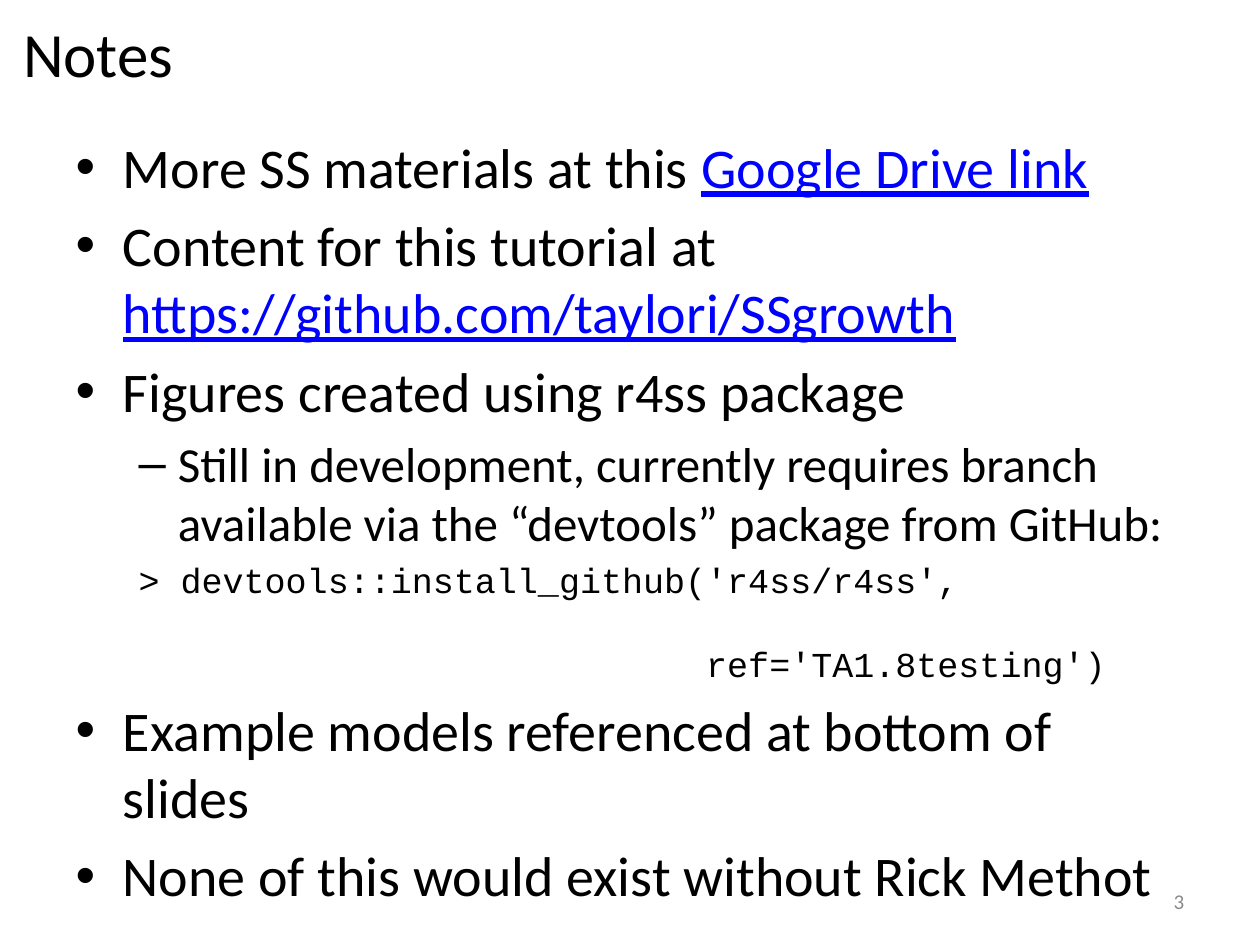
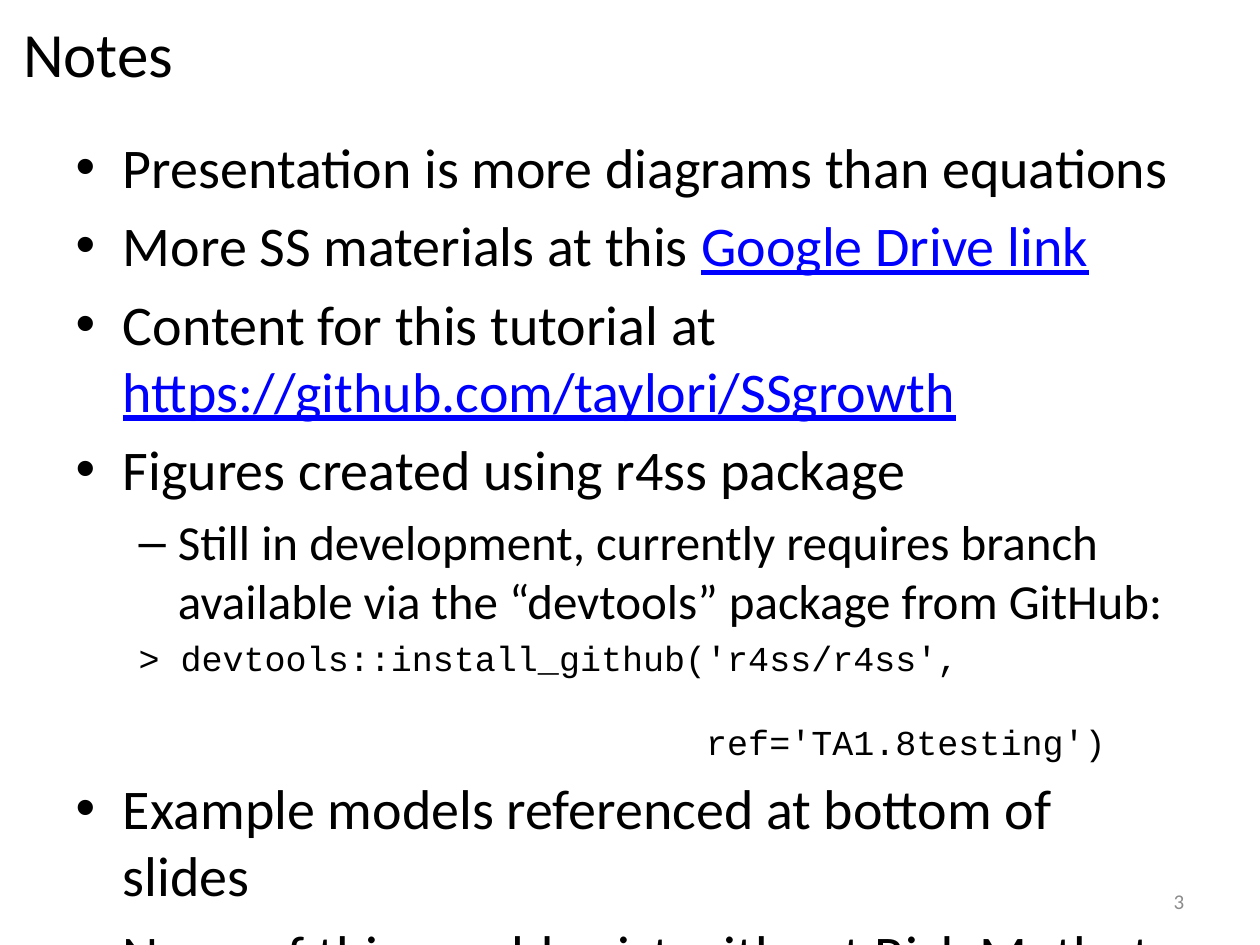
Before and after one commit to iantaylor-NOAA/SSgrowth, a slide deck: slide 3 of Modeling growth in SS.pptx. Drawn at 1260x945 pixels with LibreOffice and Linux fonts; fonts in the diff are those of the drawing. Boxes give left, top, right and bottom in pixels: in the first picture for what was removed or moved away, otherwise in the second. Text is boxed around its words. In the diff, an @@ line names an element or a change of style, - is before the commit and + after.

```diff
--- a/Modeling growth in SS.pptx
+++ b/Modeling growth in SS.pptx
@@ text at box(123, 149, 1167, 198): paragraph added @@
+• Presentation is more diagrams than equations
```
Also in this commit, not shown: 2 other slides changed, 2 other files.
